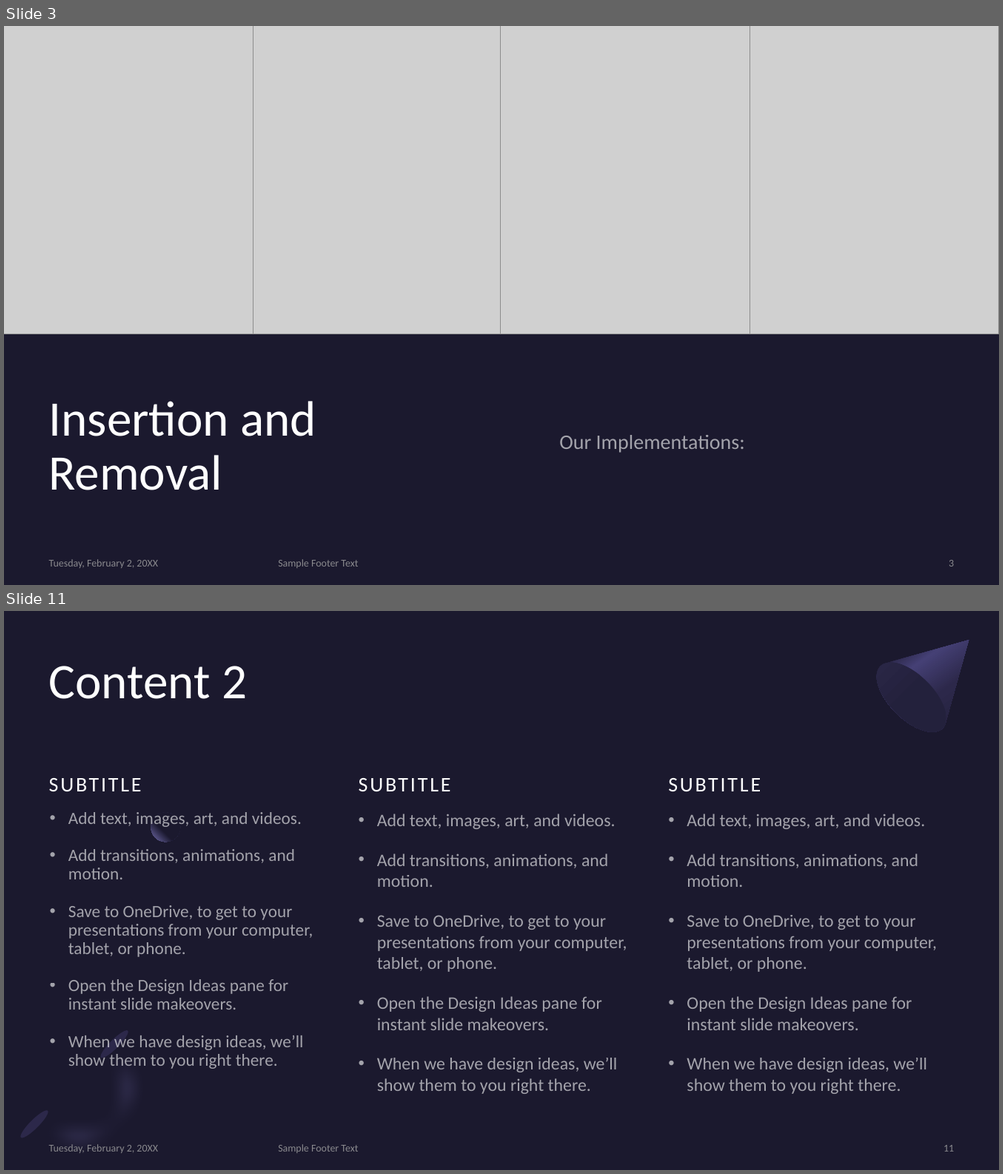
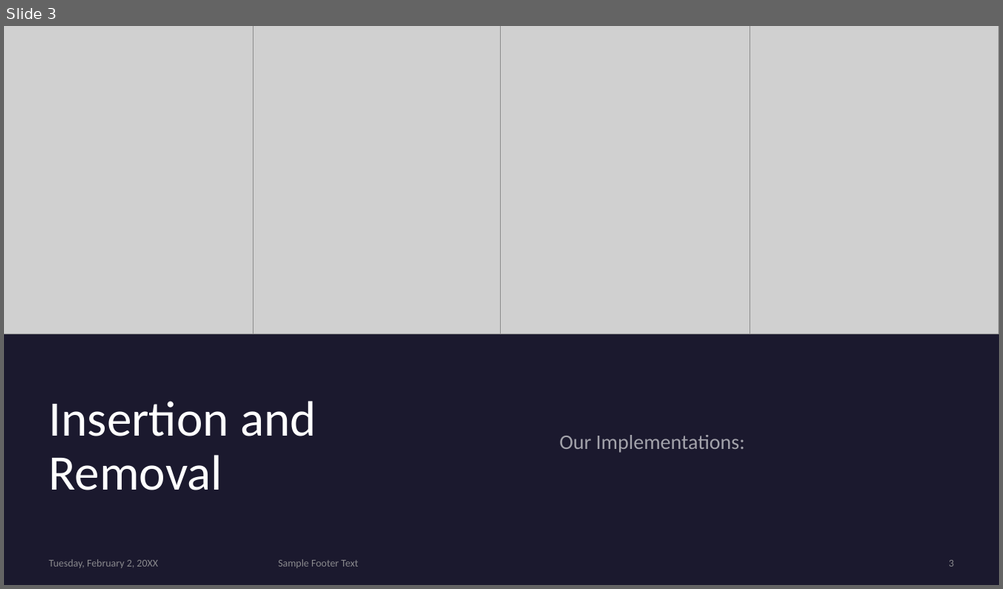
Before and after one commit to NoamBenS/Class-Projects, a slide deck: Heap-Presentation/Heap API and Logic.pptx. Shown one above the other, each under a label of ours: slides 3 and 11 before the commit, slide 3 after it; the slides between them are not shown. The pictures are 1003x1174 and 1003x589 pixels, drawn with LibreOffice and Linux fonts; fonts in the diff are those of the drawing; grey boxes stand for pictures. Boxes give left, top, right and bottom in pixels: in the first picture for what was removed or moved away, otherwise in the second. Text is boxed around its words. In the diff, an @@ line names an element or a change of style, - is before the commit and + after.

Commit message:
Updated Slideshow

```diff
--- a/Heap-Presentation/Heap API and Logic.pptx
+++ b/Heap-Presentation/Heap API and Logic.pptx
@@ slide 11 removed at [4,611,999,1170], background #1B192E @@
@@ freeform shape removed at [865,611,999,744] @@
@@ ellipse removed at [864,651,958,744] @@
@@ title removed at [49,666,247,699] @@
-Content 2
@@ text removed at [48,752,340,796] @@
-SUBTITLE
@@ text removed at [358,752,649,796] @@
-SUBTITLE
@@ text removed at [668,752,959,796] @@
-SUBTITLE
@@ text removed at [68,812,313,1069] @@
-• Add text, images, art, and videos.
-• Add transitions, animations, and motion.
-• Save to OneDrive, to get to your presentations from your computer, tablet, or phone.
-• Open the Design Ideas pane for instant slide makeovers.
-• When we have design ideas, we’ll show them to you right there.
@@ ellipse removed at [151,812,180,842] @@
@@ text removed at [377,814,626,1094] @@
-• Add text, images, art, and videos.
-• Add transitions, animations, and motion.
-• Save to OneDrive, to get to your presentations from your computer, tablet, or phone.
-• Open the Design Ideas pane for instant slide makeovers.
-• When we have design ideas, we’ll show them to you right there.
@@ text removed at [686,814,936,1094] @@
-• Add text, images, art, and videos.
-• Add transitions, animations, and motion.
-• Save to OneDrive, to get to your presentations from your computer, tablet, or phone.
-• Open the Design Ideas pane for instant slide makeovers.
-• When we have design ideas, we’ll show them to you right there.
@@ freeform shape removed at [12,1022,183,1170] @@
@@ ellipse removed at [98,1028,131,1062] @@
@@ ellipse removed at [18,1108,51,1142] @@
@@ text removed at [49,1145,158,1153] @@
-Tuesday, February 2, 20XX
@@ text removed at [278,1145,358,1153] @@
-Sample Footer Text
@@ page number removed at [943,1145,953,1152] @@
-11
```
Also in this commit, not shown: 2 slides changed, 2 slides added, 7 other slides removed.
